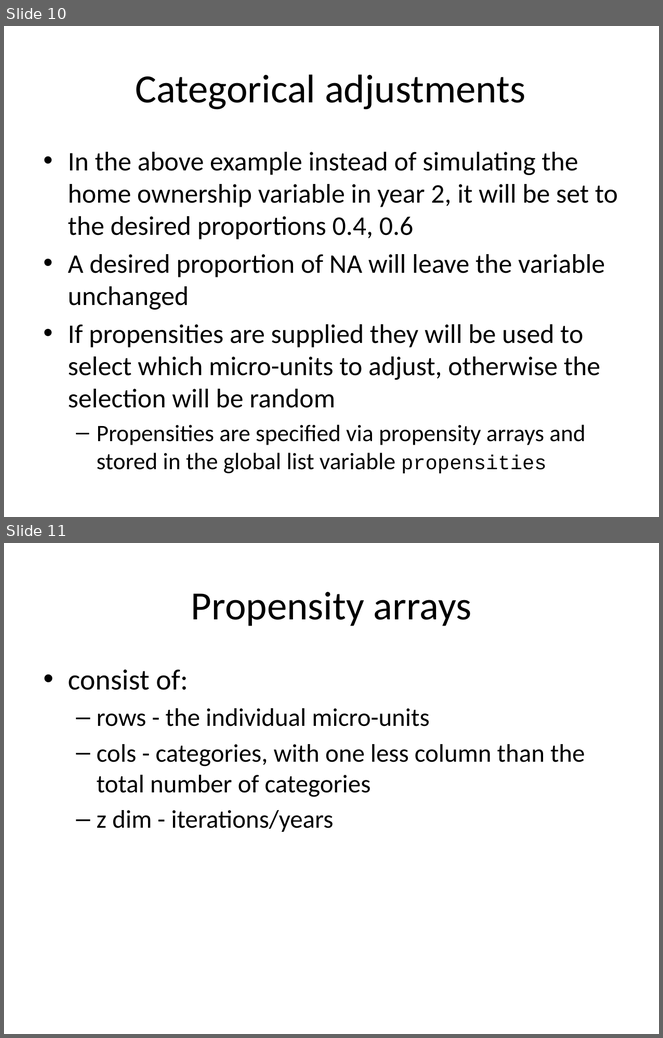
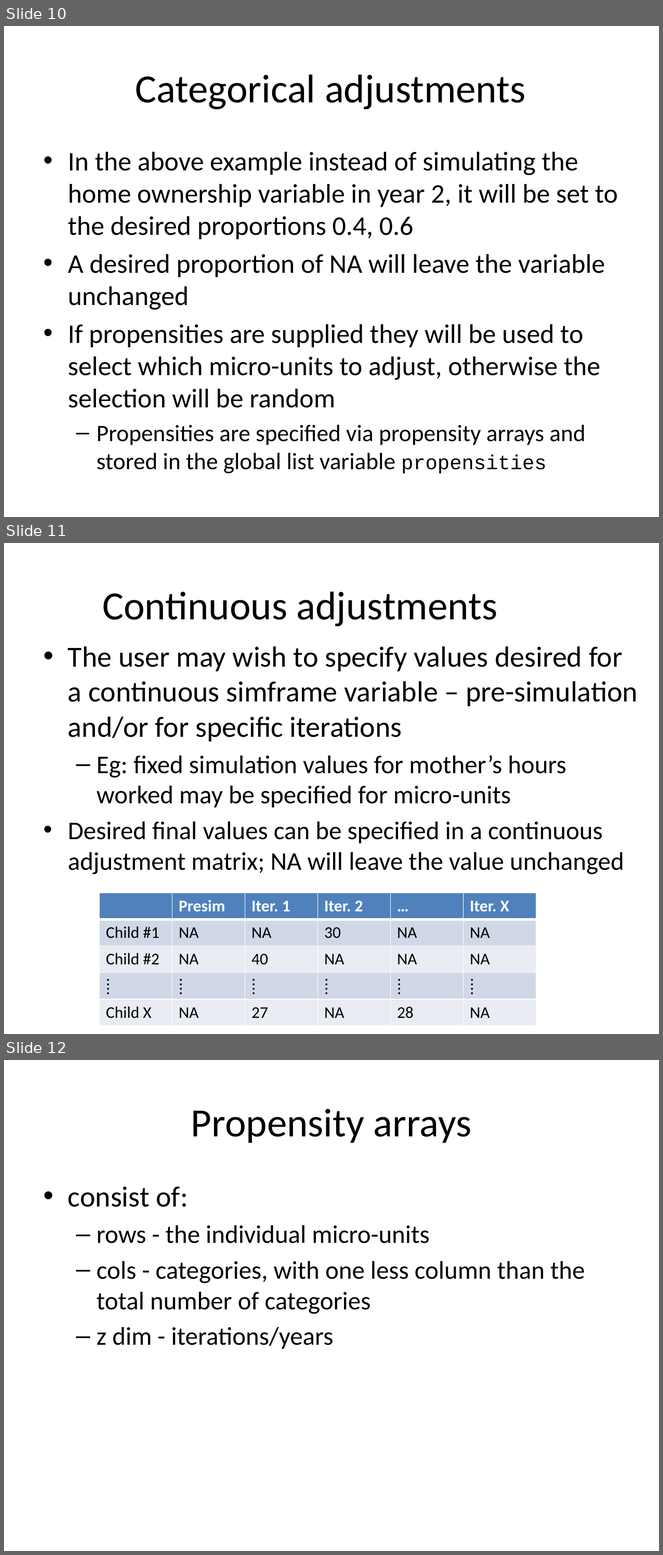
Before and after one commit to compassresearchcentre/simario, a slide deck: src/doc/Simario_overview.pptx. Shown one above the other, each under a label of ours: slides 10 and 11 before the commit, slides 10, 11 and 12 after it. The pictures are 663x1038 and 663x1555 pixels, drawn with LibreOffice and Linux fonts; fonts in the diff are those of the drawing. Boxes give left, top, right and bottom in pixels: in the first picture for what was removed or moved away, otherwise in the second. Text is boxed around its words. In the diff, an @@ line names an element or a change of style, - is before the commit and + after.

Commit message:
Update pptx for ContAdjustments

```diff
--- a/src/doc/Simario_overview.pptx
+++ b/src/doc/Simario_overview.pptx
@@ slide 11 added at (4,543,659,1034), background #FFFFFF @@
@@ title added at (102,591,497,627), 44 pt, text #000000 @@
+Continuous adjustments
@@ text added at (68,646,638,875), 28 pt, text #000000 @@
+• The user may wish to specify values desired for a continuous simframe variable – pre-simulation and/or for specific iterations
+  – Eg: fixed simulation values for mother’s hours worked may be specified for micro-units
+• Desired final values can be specified in a continuous adjustment matrix; NA will leave the value unchanged
@@ table added at (100,893,536,1026), 5 rows, 6 columns @@
+ | Presim | Iter. 1 | Iter. 2 | … | Iter. X
+Child #1 | NA | NA | 30 | NA | NA
+Child #2 | NA | 40 | NA | NA | NA
+⁞ | ⁞ | ⁞ | ⁞ | ⁞ | ⁞
+Child X | NA | 27 | NA | 28 | NA
@@ what was slide 11 is now slide 12 @@
```
Also in this commit, not shown: 1 slide changed.
